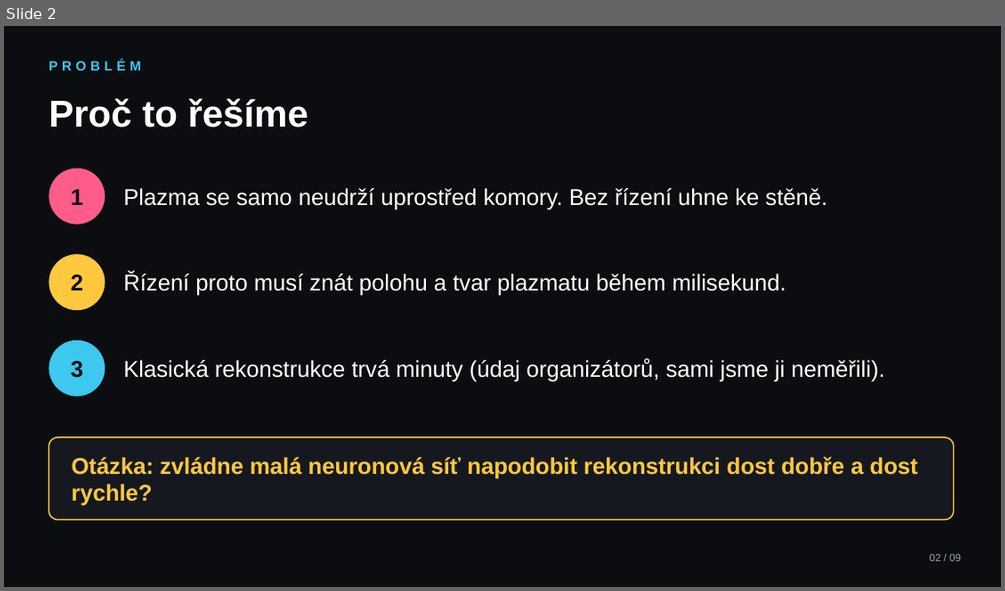
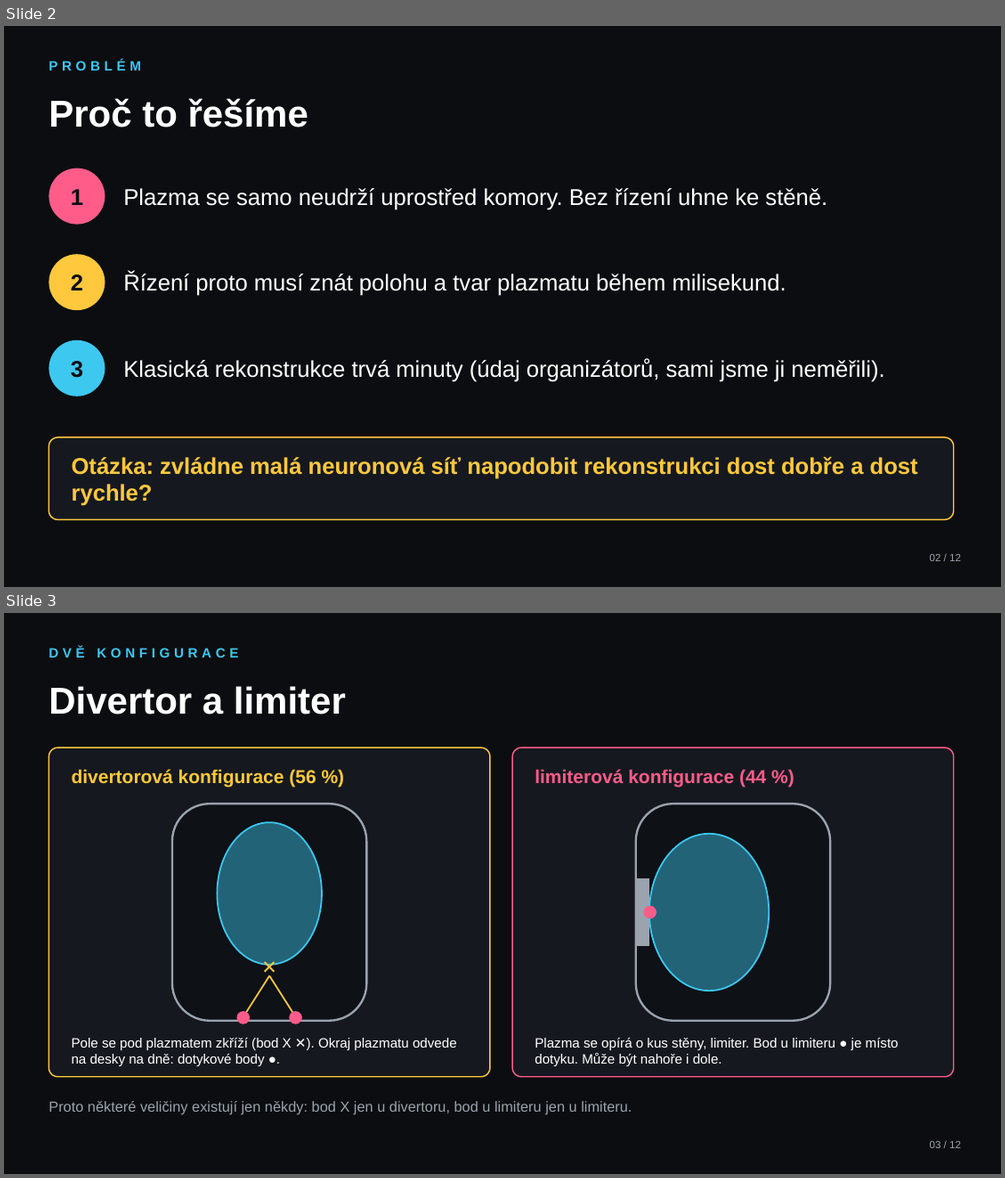
Before and after one commit to mschiller890/hackathon, a slide deck: slides.pptx. Shown one above the other, each under a label of ours: slide 2 before the commit, slides 2 and 3 after it. The pictures are 1005x591 and 1005x1178 pixels, drawn with LibreOffice and Linux fonts; fonts in the diff are those of the drawing. Boxes give left, top, right and bottom in pixels: in the first picture for what was removed or moved away, otherwise in the second. Text is boxed around its words. In the diff, an @@ line names an element or a change of style, - is before the commit and + after.

```diff
--- a/slides.pptx
+++ b/slides.pptx
@@ slide 3 added at (x1=4, y1=613, x2=1001, y2=1174), background #0B0D10 @@
@@ text added at (x1=48, y1=646, x2=238, y2=657), 13 pt, text #3DC8F0, bold @@
+DVĚ KONFIGURACE
@@ text added at (x1=48, y1=686, x2=346, y2=714), 36 pt, text #FFFFFF, bold @@
+Divertor a limiter
@@ rounded rectangle added at (x1=48, y1=747, x2=490, y2=1077), fill #15191F, outline #FFC83D 1.25 pt @@
@@ text added at (x1=72, y1=769, x2=316, y2=787), 18 pt, text #FFC83D, bold @@
+divertorová konfigurace (56 %)
@@ rounded rectangle added at (x1=512, y1=747, x2=954, y2=1077), fill #15191F, outline #FF5C8A 1.25 pt @@
@@ text added at (x1=534, y1=769, x2=766, y2=787), 18 pt, text #FF5C8A, bold @@
+limiterová konfigurace (44 %)
@@ rounded rectangle added at (x1=172, y1=803, x2=367, y2=1021), fill #0E1116, outline #9AA3AE 2 pt @@
@@ ellipse added at (x1=217, y1=822, x2=322, y2=965), fill #3DC8F0 at 45% opacity, outline #3DC8F0 1.5 pt @@
@@ rounded rectangle added at (x1=636, y1=803, x2=830, y2=1021), fill #0E1116, outline #9AA3AE 2 pt @@
@@ ellipse added at (x1=649, y1=834, x2=769, y2=990), fill #3DC8F0 at 45% opacity, outline #3DC8F0 1.5 pt @@
@@ rectangle added at (x1=636, y1=878, x2=649, y2=946), fill #9AA3AE, outline #9AA3AE 1 pt @@
@@ ellipse added at (x1=644, y1=906, x2=656, y2=918), fill #FF5C8A, outline #FF5C8A 1 pt @@
@@ text added at (x1=254, y1=953, x2=284, y2=980), 18 pt, text #FFC83D, bold @@
+✕
@@ line added from (269, 976) to (243, 1017), #FFC83D 1.5 pt @@
@@ line added from (269, 976) to (296, 1017), #FFC83D 1.5 pt @@
@@ ellipse added at (x1=237, y1=1012, x2=250, y2=1023), fill #FF5C8A, outline #FF5C8A 1 pt @@
@@ ellipse added at (x1=290, y1=1012, x2=301, y2=1023), fill #FF5C8A, outline #FF5C8A 1 pt @@
@@ text added at (x1=72, y1=1038, x2=457, y2=1066), 13 pt, text #FFFFFF @@
+Pole se pod plazmatem zkříží (bod X ✕). Okraj plazmatu odvede na desky na dně: dotykové body ●.
@@ text added at (x1=534, y1=1038, x2=898, y2=1066), 13 pt, text #FFFFFF @@
+Plazma se opírá o kus stěny, limiter. Bod u limiteru ● je místo dotyku. Může být nahoře i dole.
@@ text added at (x1=48, y1=1101, x2=631, y2=1115), 14 pt, text #9AA3AE @@
+Proto některé veličiny existují jen někdy: bod X jen u divertoru, bod u limiteru jen u limiteru.
@@ text added at (x1=930, y1=1141, x2=961, y2=1148), 10 pt, text #9AA3AE @@
+03 / 12
@@ slide 2 changed as well @@
@@ text at (x1=930, y1=554, x2=961, y2=561): text changed @@
-02 / 09
+02 / 12
```
Also in this commit, not shown: 8 other slides changed, 2 other slides added, 1 other file.
